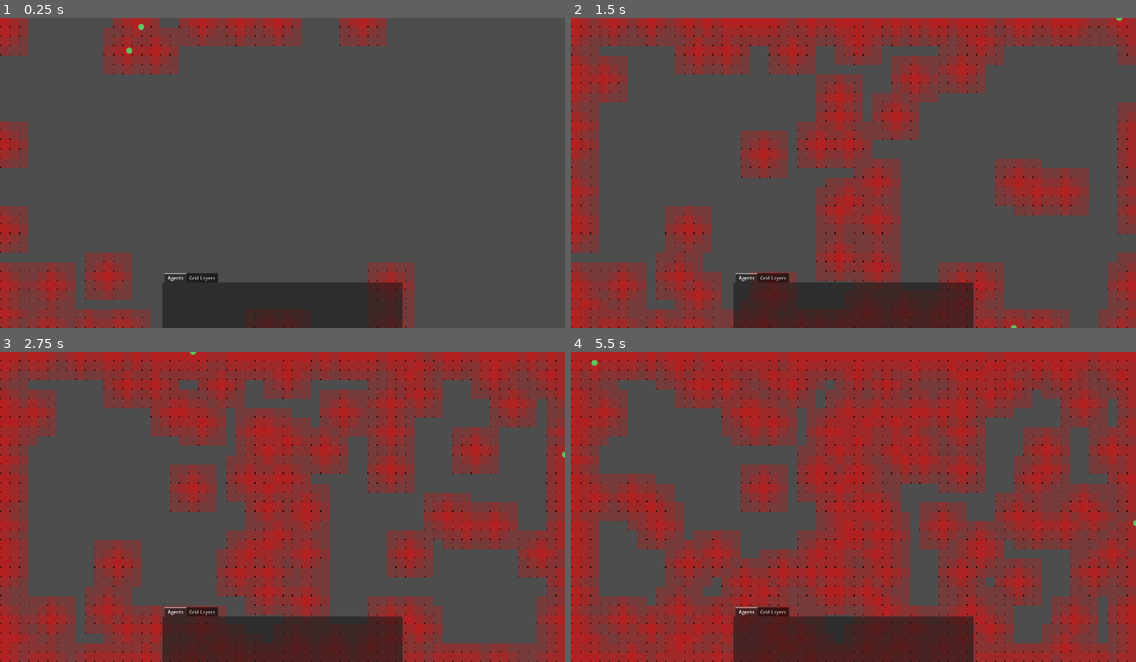
Above: before the commit, frames 1-4 (two rows, left to right).
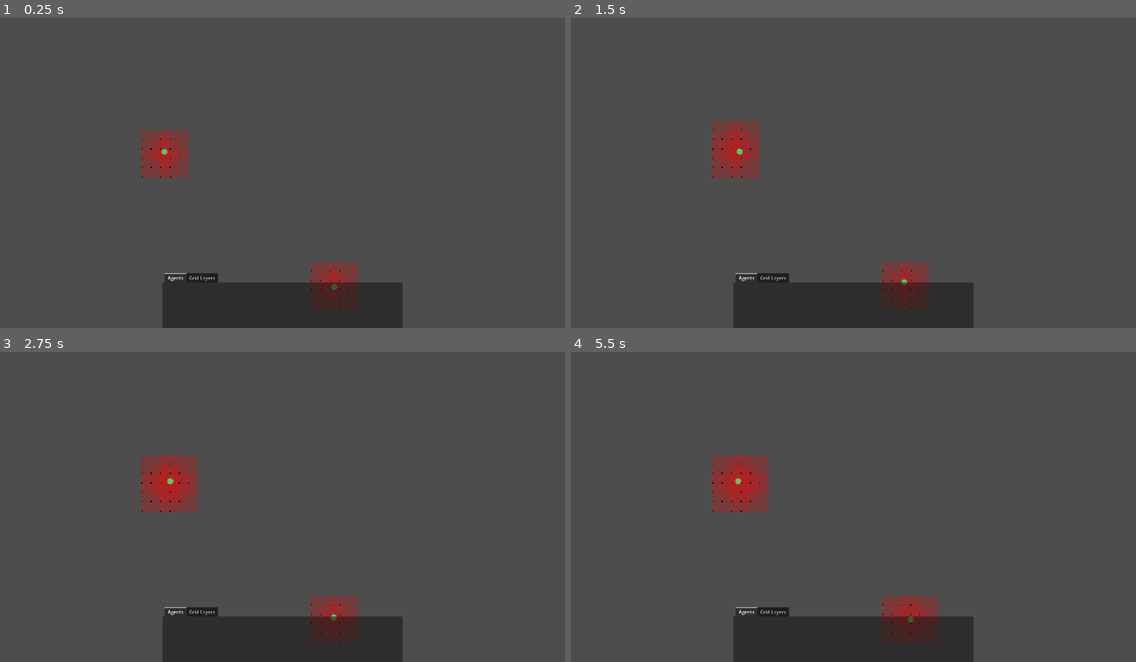
Above: after the commit, the same moments.

Repository: AndiReich/FachpraktikumMultiagentensystem
Game: Godot game, scene res://scenes/test_main_scene.tscn
The game is run twice, just before and just after one commit, with the same random seed, the same clock (stepped at 60 frames per second) and the same inputs.
Inputs:
- Up to frame 1 (0.25 s): no input
- Up to frame 2 (1.5 s): no input
- Up to frame 3 (2.75 s): no input
- Up to frame 4 (5.5 s): no input

The runs differ from the first frame. In frame 1, 15% of the frame differs, in the area x 0-74%, y 0-100%; in frame 2, 47%; in frame 3, 60%; in frame 4, 78%, in the area x 0-100%, y 0-100%.

Commit message:
revert random walk change

Diff:
--- a/src/model/cellStateHandler.gd
+++ b/src/model/cellStateHandler.gd
@@ -1,6 +1,6 @@
 class_name CellStateHandler
 
-@export var random_walk_diffusion_rate: float = 250.0
+@export var random_walk_diffusion_rate: float = 10.0
 @export var alpha = 0.0 # weight of active movement in total velocity
 @export var beta = 1.0 # weight of Brownian motion/random walk in total velocity
 @export var gamma = 0.0 # weight of Chemotaxis movement in total velocity
